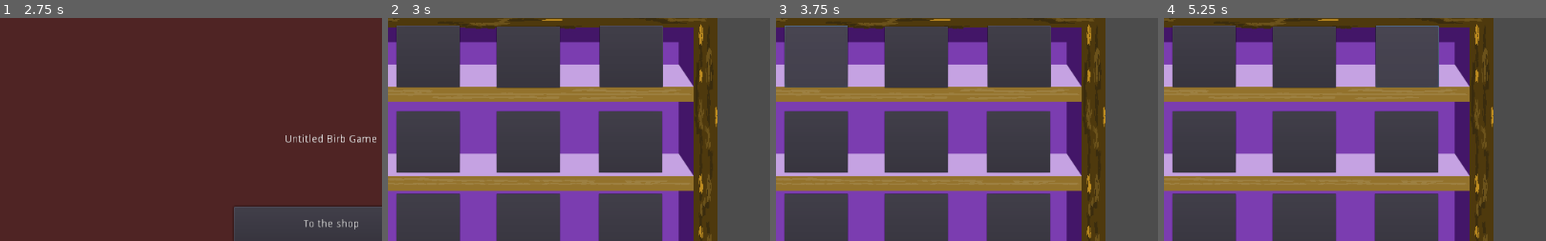
Above: before the commit, frames 1-4 (left to right).
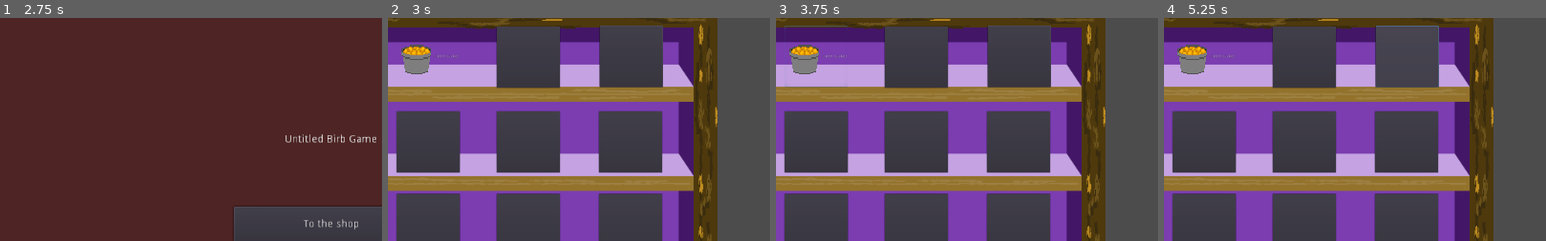
Above: after the commit, the same moments.

Repository: Binney/tori-atsume
Game: Godot game, scene res://Splash.tscn
Same seed, same stepped clock (60 frames per second), same inputs: the game is played once before the commit and once after it.
Inputs (mouse positions are % of the whole screen's width and height, from its top left):
- Up to frame 1 (2.75 s): click "Enter garden" at 0.5 s; click "Enter garden" at 1.25 s; click "Shop" at 2 s
- Up to frame 2 (3 s): click "To the shop" at 2.75 s
- Up to frame 3 (3.75 s): click (12, 26) at 3.5 s
- Up to frame 4 (5.25 s): click (25, 27) at 4.25 s; click (39, 26) at 5 s
The pictures show only the part of the screen within x 7-57%, y 18-68%; the shares and areas given below are measured in that part.

Frame 1 is identical in both runs. In frame 2, 4.6% of the frame differs, in the area x 2-19%, y 3-32%; in frame 3, 4.6%; in frame 4, 4.6%.

Commit message:
Added seedbucket as its own scene

Diff:
--- /dev/null
+++ b/project/SeedBucket.tscn
@@ -0,0 +1,10 @@
+[gd_scene load_steps=3 format=2]
+
+[ext_resource path="res://Item.tscn" type="PackedScene" id=1]
+[ext_resource path="res://itemart/seedbucket.png" type="Texture" id=2]
+
+[node name="SeedBucket" instance=ExtResource( 1 )]
+
+[node name="ItemSprite" parent="." index="0"]
+scale = Vector2( 1, 1 )
+texture = ExtResource( 2 )
--- a/project/ShopScreen.tscn
+++ b/project/ShopScreen.tscn
@@ -1,8 +1,9 @@
-[gd_scene load_steps=4 format=2]
+[gd_scene load_steps=5 format=2]
 
 [ext_resource path="res://shopart/shop.png" type="Texture" id=1]
 [ext_resource path="res://pangolin.tres" type="DynamicFont" id=2]
 [ext_resource path="res://ShopScreen.gd" type="Script" id=3]
+[ext_resource path="res://itemart/seedbucket.png" type="Texture" id=4]
 
 [node name="ShopScreen" type="Node2D"]
 script = ExtResource( 3 )
@@ -35,6 +36,10 @@
 margin_right = 294.0
 margin_bottom = 323.0
 rect_scale = Vector2( 0.4, 0.4 )
+text = "Seed Bucket"
+icon = ExtResource( 4 )
+flat = true
+expand_icon = true
 __meta__ = {
 "_edit_use_anchors_": false
 }
